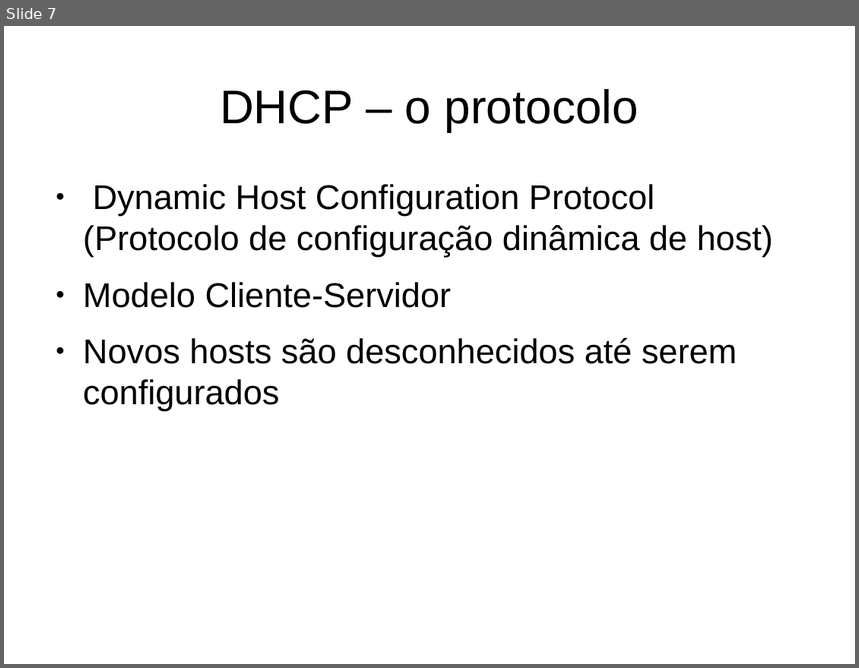
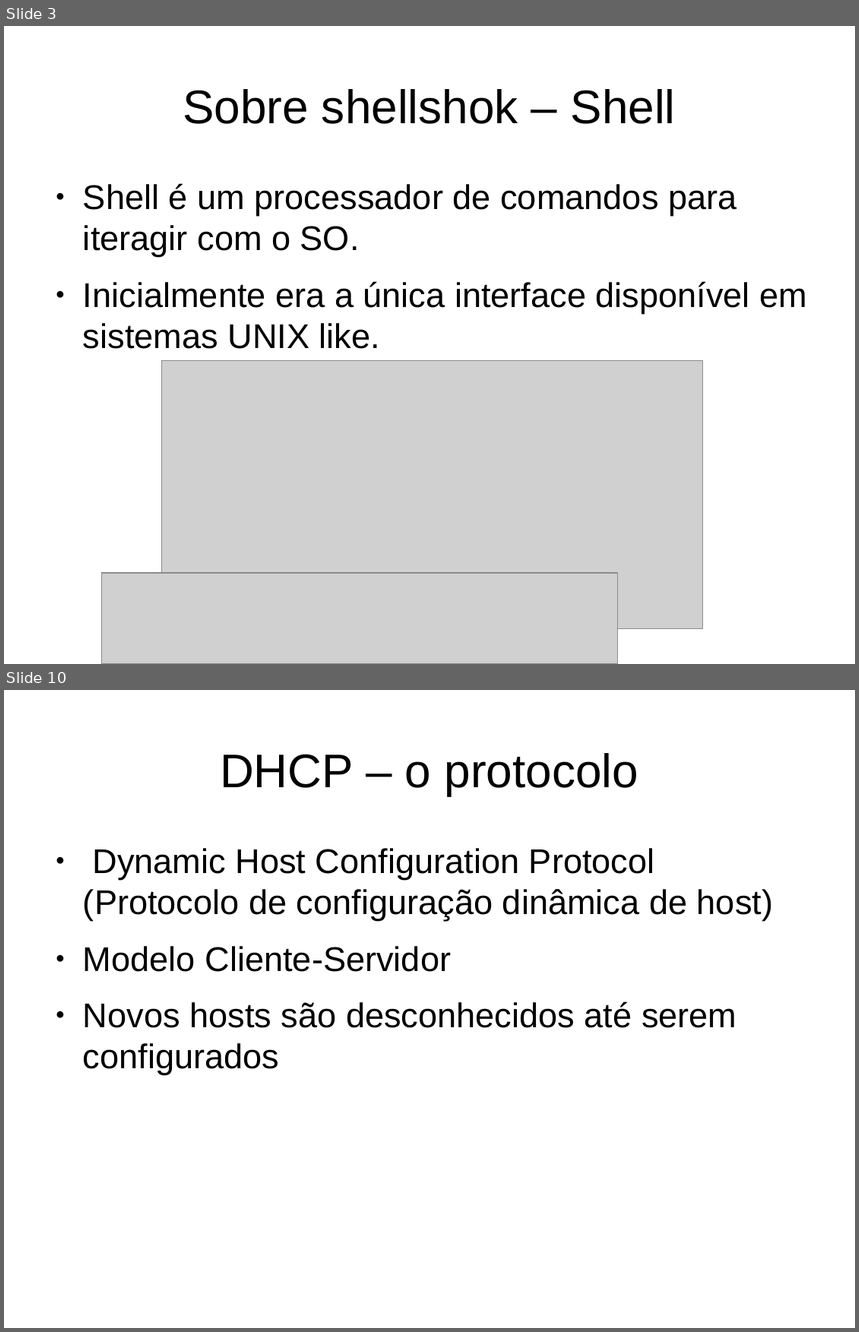
Before and after one commit to Evnsan/MAC0448, a slide deck: ep4/apresentacao.odp. Shown one above the other, each under a label of ours: slide 7 before the commit, slides 3 and 10 after it; the slides between them are not shown. The pictures are 859x668 and 859x1332 pixels, drawn with LibreOffice and Linux fonts; fonts in the diff are those of the drawing; grey boxes stand for pictures. Boxes give left, top, right and bottom in pixels: in the first picture for what was removed or moved away, otherwise in the second. Text is boxed around its words. In the diff, an @@ line names an element or a change of style, - is before the commit and + after.

```diff
--- a/ep4/apresentacao.odp
+++ b/ep4/apresentacao.odp
@@ slide 3 added at (4,26,855,664), background #FFFFFF @@
@@ title added at (183,89,676,124), 44 pt, text #000000 @@
+Sobre shellshok – Shell
@@ text added at (83,183,807,349), 32 pt, text #000000 @@
+● Shell é um processador de comandos para iteragir com o SO.
+● Inicialmente era a única interface disponível em sistemas UNIX like.
@@ picture added at (162,360,704,629) @@
@@ picture added at (101,574,618,664) @@
@@ what was slide 7 is now slide 10 @@
```
Also in this commit, not shown: 1 slide changed, 7 other slides added, 5 slides removed.
